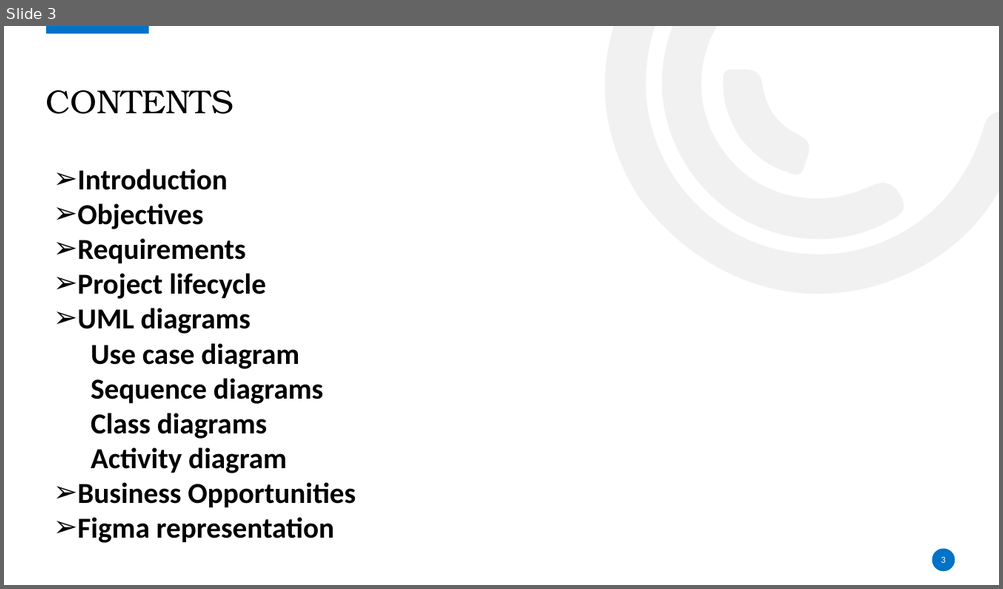
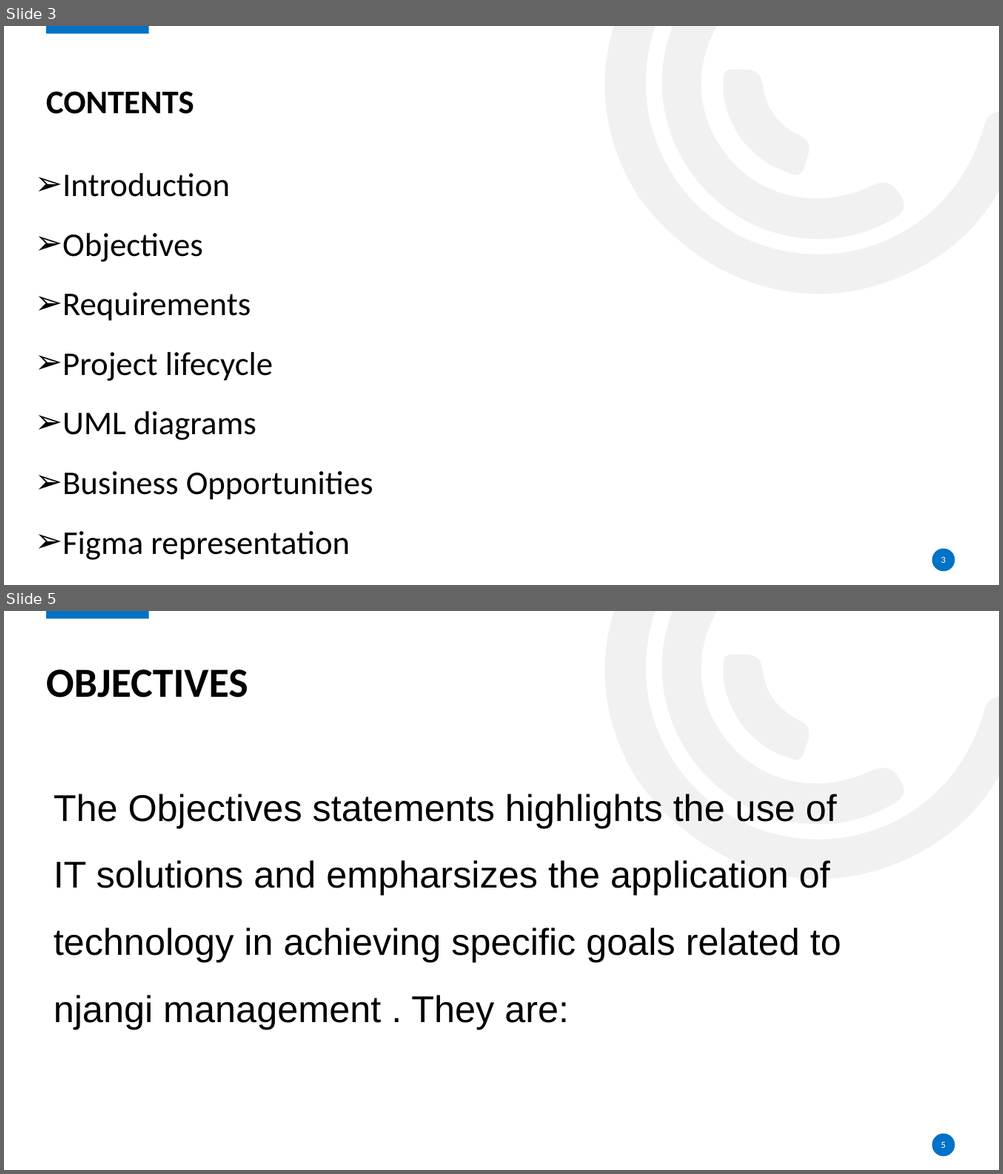
Before and after one commit to Njangi-Association/Njangi-App, a slide deck: Presentation title.pptx. Shown one above the other, each under a label of ours: slide 3 before the commit, slides 3 and 5 after it; the slides between them are not shown. The pictures are 1003x589 and 1003x1174 pixels, drawn with LibreOffice and Linux fonts; fonts in the diff are those of the drawing; background and template pictures are left out. Boxes give left, top, right and bottom in pixels: in the first picture for what was removed or moved away, otherwise in the second. Text is boxed around its words. In the diff, an @@ line names an element or a change of style, - is before the commit and + after.

```diff
--- a/Presentation title.pptx
+++ b/Presentation title.pptx
@@ slide 5 added at box(4, 611, 999, 1170), background #FFFFFF; not listed: 5 template elements that a slide beside it also shows @@
@@ title added at box(46, 669, 248, 698), 40 pt, text #000000, bold @@
+OBJECTIVES
@@ text added at box(54, 794, 841, 1030), 36 pt, text #000000 @@
+The Objectives statements highlights the use of IT solutions and empharsizes the application of technology in achieving specific goals related to njangi management . They are:
@@ page number added at box(941, 1142, 945, 1148), 9 pt, text #FFFFFF @@
+5
@@ slide 3 changed as well @@
@@ title "CONTENTS" at box(46, 91, 194, 114): font TeX Gyre Bonum to Calibri, bold on @@
@@ text "Introduction": place and size @@
-text "Introduction" at box(77, 169, 356, 543)
+text "Introduction" at box(62, 173, 373, 560)
@@ text "Introduction" at box(62, 173, 373, 560): size 28 to 32 pt, bold off; line spacing 1 to 1.5 @@
@@ text at box(91, 343, 323, 474): paragraphs removed @@
-  Use case diagram
-  Sequence diagrams
-  Class diagrams
-  Activity diagram
```
Also in this commit, not shown: 15 other slides changed, 5 other slides added, 2 slides removed.
